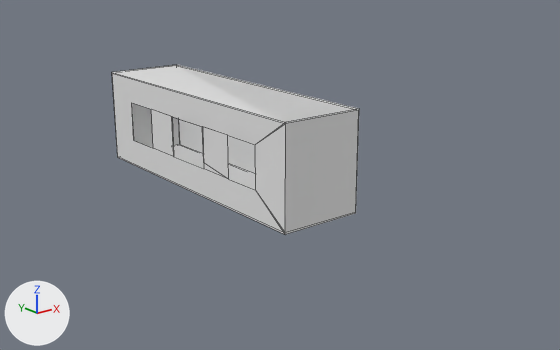
An edit to the Blender file Assets/Objects/Models/BLEND/Corridoio.blend, drawn before and after from the same camera.
The view is the same before and after, from a camera (50 mm lens) standing at (-15.7, -23.7, 8.9) and looking at (1.8, -1.9, 0.1). Arrows for +X, +Y and +Z are at lower left; the lights stay in place. Mesh edges are drawn as thin lines.

Before the edit, the objects in view are built like this:
```python
me_cube_006 = bpy.data.meshes.new('Cube.006')
me_cube_006.from_pydata(...)  # 49 vertices, 38 faces; spans x -1.43..1.59, y -0.05..3.5, z -6.39..4.63
me_cube_006.materials.append(None)
ob_stanza = bpy.data.objects.new('Stanza', me_cube_006)
ob_stanza.location = (0.0, 0.0, 0.0)
ob_stanza.rotation_euler = (1.571, 0.0, -3.142)  # degrees (90, 0, -180)
```
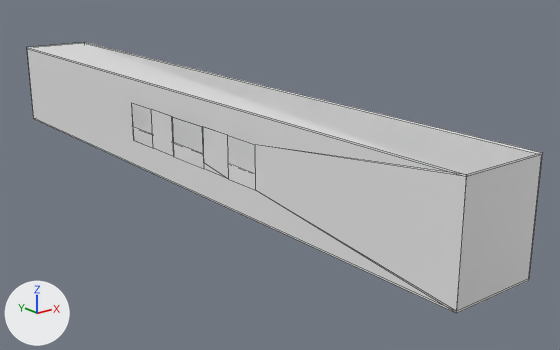
Where the change shows, as pixel boxes [x1, y1, x2, y2] in the pictures (560 x 350 px; the box of a moved part takes in the faces that stretch with it):
'Stanza', reshaped (108% wider, 59% taller)
    before: [112, 65, 359, 235]
    after: [27, 42, 543, 313]
part 1 of me_cube_006, moved or reshaped
    before: [255, 109, 359, 235]
    after: [255, 145, 543, 313]
part 2 of me_cube_006, moved or reshaped
    before: [112, 65, 359, 234]
    after: [27, 42, 541, 312]

What changed in the scene script:
```text
Change me_cube_006:
    where me_cube_006.from_pydata(...)  # 49 vertices, 38 faces; spans x -1.43..1.59, y -0.05..3.5, z -6.39..4.63
    used by ob_stanza; location = (0.0, 0.0, 0.0); rotation_euler = (1.571, 0.0, -3.142), in degrees (90, 0, -180)
    me_cube_006 part 1: all 8 vertices in x -1.43..1.59, y -0.05..3.5, z -6.39..-6.38 are moved by (0.0, 0.0, -6.65)
    me_cube_006 part 2: all 8 vertices in x -1.43..1.59, y -0.05..3.5, z 4.62..4.63 are moved by (0.0, 0.0, 8.94)
```
